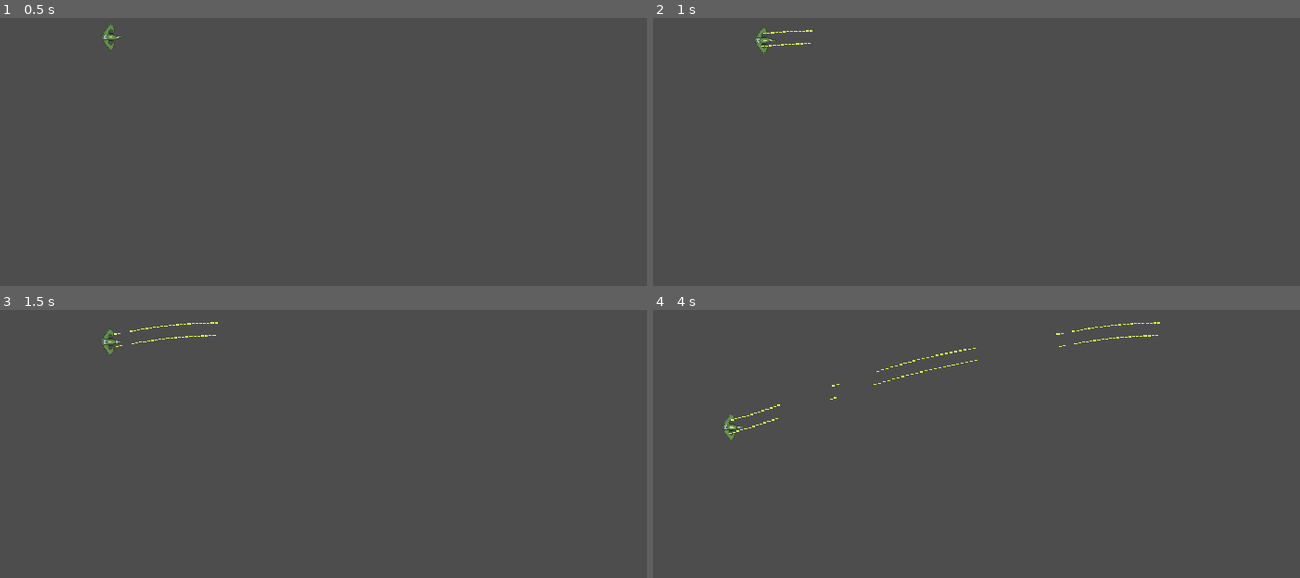
Above: before the commit, frames 1-4 (two rows, left to right).
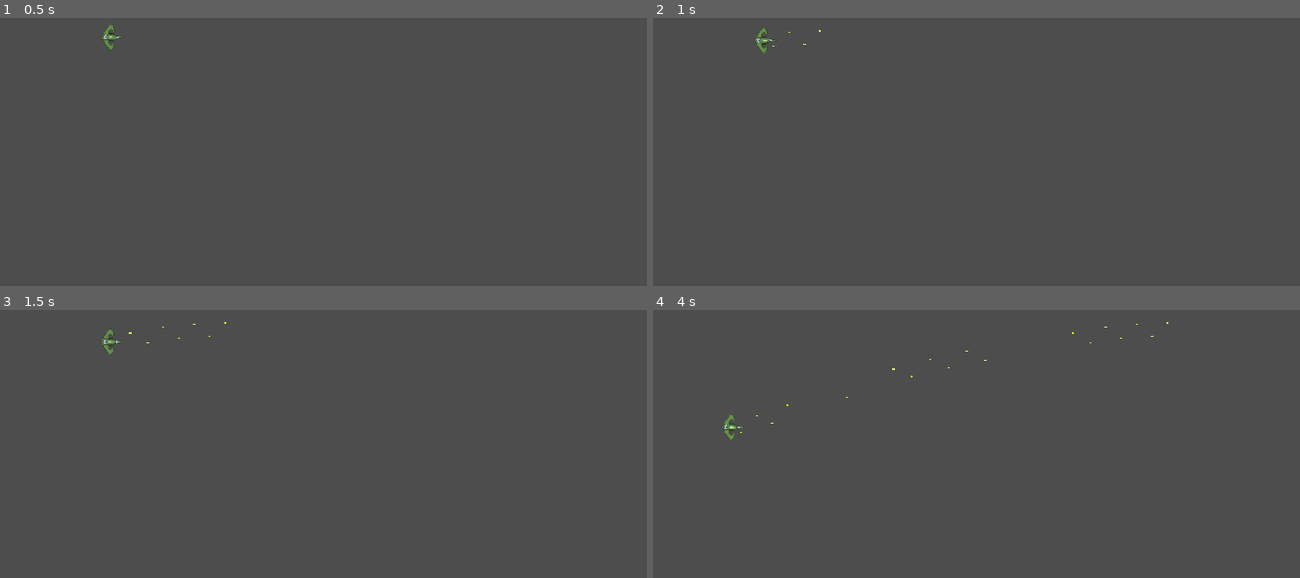
Above: after the commit, the same moments.

Repository: gequalspisquared/asteroids-cr
Game: Godot game, scene res://scenes/main.tscn
The game is run twice, just before and just after one commit, with the same random seed, the same clock (stepped at 60 frames per second) and the same inputs.
Inputs (mouse positions are in pixels of both pictures, inside the frame that each line leads up to):
- Up to frame 1 (0.5 s): no input
- Up to frame 2 (1 s): tap Enter at 0.5 s; move the mouse to (1092, 68) at 0.52 s; press the mouse at (1092, 68) at 0.53 s; hold E (move_right) from 0.53 s (still down)
- Up to frame 3 (1.5 s): move the mouse to (129, 403) at 1.27 s; release E (move_right) at 1.28 s; release the mouse at (129, 403) at 1.28 s; hold S (move_backward) from 1.28 s (still down); click (129, 403) at 1.35 s
- Up to frame 4 (4 s): move the mouse to (outside the picture) at 2.02 s; release S (move_backward) at 2.03 s; press the mouse at (outside the picture) at 2.03 s; hold E (move_right) 2.03-2.78 s; tap Enter at 2.1 s; move the mouse to (892, 465) at 2.77 s; release the mouse at (892, 465) at 2.78 s; hold W (move_forward) 2.78-3.53 s; tap F at 2.85 s; click (892, 465) at 3.05 s; move the mouse to (1151, 446) at 3.52 s; press the mouse at (1151, 446) at 3.53 s; hold Q (move_left) from 3.53 s (still down)

Frame 1 is identical in both runs. In frame 2, less than 0.1% of the frame differs, in the area x 16-26%, y 4-11%; in frame 3, 0.1%; in frame 4, 0.3%, in the area x 11-80%, y 4-47%.

Commit message:
Fire at a reasonable rate
 Fire at a reasonable rate

Diff:
--- a/scenes/bullet.tscn
+++ b/scenes/bullet.tscn
@@ -3,19 +3,23 @@
 [ext_resource type="Script" path="res://scenes/bullet.gd" id="1_kaqp2"]
 [ext_resource type="Texture2D" uid="uid://c6p3bnyfelsvd" path="res://assets/sprites/laser.png" id="1_sq3gi"]
 
-[sub_resource type="RectangleShape2D" id="RectangleShape2D_4k332"]
-size = Vector2(32, 4)
+[sub_resource type="RectangleShape2D" id="RectangleShape2D_gb1uy"]
+size = Vector2(4, 2)
 
 [node name="Bullet" type="Area2D"]
 script = ExtResource("1_kaqp2")
 
 [node name="Sprite2D" type="Sprite2D" parent="."]
+position = Vector2(12, 0)
+scale = Vector2(0.75, 1)
 texture = ExtResource("1_sq3gi")
 
 [node name="CollisionShape2D" type="CollisionShape2D" parent="."]
-shape = SubResource("RectangleShape2D_4k332")
+position = Vector2(2, 0)
+shape = SubResource("RectangleShape2D_gb1uy")
 
 [node name="VisibleOnScreenNotifier2D" type="VisibleOnScreenNotifier2D" parent="."]
-scale = Vector2(1.6, 0.2)
+position = Vector2(2, 0)
+scale = Vector2(0.2, 0.1)
 
 [connection signal="screen_exited" from="VisibleOnScreenNotifier2D" to="." method="_on_visible_on_screen_notifier_2d_screen_exited"]
--- a/scenes/player.gd
+++ b/scenes/player.gd
@@ -9,11 +9,13 @@
 var direction: float = 0.0 # direction the sprite is facing
 var velocity: Vector2 = Vector2.ZERO
 
+@export var fire_rate: float = 10.0 # How many times each shooter can fire a second
 var current_shooter: int = 0
 var num_shooters: int = 2
 
 # Called when the node enters the scene tree for the first time.
 func _ready():
+	$FireRateTimer.wait_time = 1.0 / fire_rate
 	pass # Replace with function body.
 
 
@@ -46,12 +48,14 @@
 
 	# Shooting
 	if Input.is_action_pressed("primary_shoot"):
-		#var bullet = load("res://scenes/bullet.tscn").instance()
-		var bullet = Bullet.instantiate()
-		bullet.direction = direction
-		if current_shooter == 0:
-			bullet.position = $shooter_outer_left.global_position
-		else:
-			bullet.position = $shooter_outer_right.global_position
-		current_shooter = (current_shooter + 1) % num_shooters
-		get_parent().add_child(bullet)
+		if $FireRateTimer.time_left <= 0:
+			var bullet = Bullet.instantiate()
+			bullet.direction = direction
+			if current_shooter == 0:
+				bullet.position = $shooter_outer_left.global_position
+			else:
+				bullet.position = $shooter_outer_right.global_position
+
+			$FireRateTimer.start()
+			current_shooter = (current_shooter + 1) % num_shooters
+			get_parent().add_child(bullet)
--- a/scenes/player.tscn
+++ b/scenes/player.tscn
@@ -22,3 +22,6 @@
 
 [node name="shooter_outer_right" type="Node2D" parent="."]
 position = Vector2(6, 11)
+
+[node name="FireRateTimer" type="Timer" parent="."]
+one_shot = true
